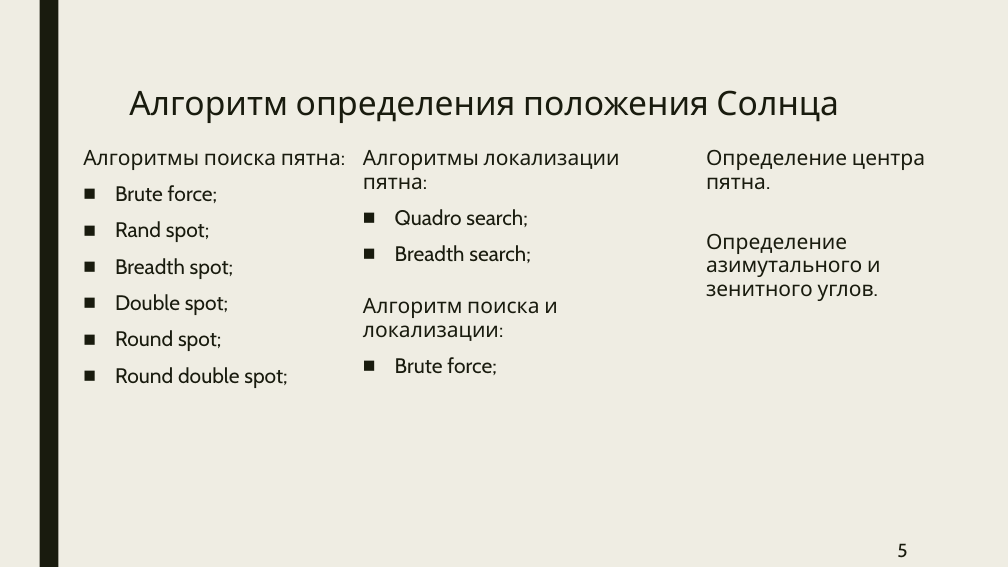
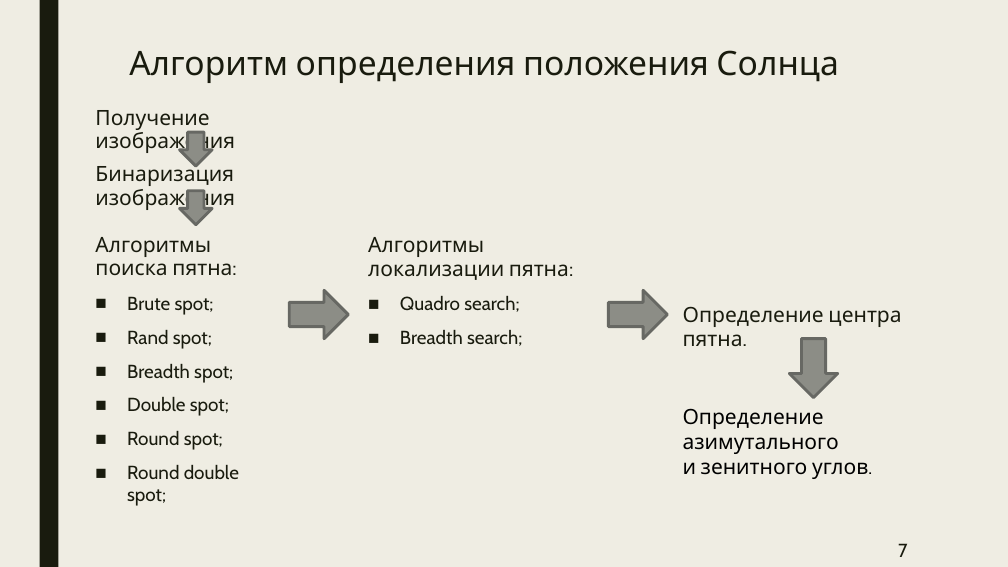
Before and after one commit to BarikQ/course_4, a slide deck: slide 7 of Pres/Диплом преза.pptx (slide 5 before the commit). Drawn at 1008x567 pixels with LibreOffice and Linux fonts; fonts in the diff are those of the drawing. Boxes give left, top, right and bottom in pixels: in the first picture for what was removed or moved away, otherwise in the second. Text is boxed around its words. In the diff, an @@ line names an element or a change of style, - is before the commit and + after.

```diff
--- a/Pres/Диплом преза.pptx
+++ b/Pres/Диплом преза.pptx
@@ text "Алгоритм определения положения Солнца" moved from (x1=129, y1=90, x2=839, y2=123) to (x1=129, y1=50, x2=839, y2=83) @@
@@ text added at (x1=95, y1=110, x2=235, y2=155), 20 pt, text #191B0E @@
+Получение изображения
@@ right arrow added at (x1=180, y1=132, x2=212, y2=166), fill #8C8D86, outline #686863 2.75 pt @@
@@ text added at (x1=95, y1=161, x2=235, y2=212), 20 pt, text #191B0E @@
+Бинаризация изображения
@@ right arrow added at (x1=180, y1=191, x2=212, y2=225), fill #8C8D86, outline #686863 2.75 pt @@
@@ text "Алгоритмы поиска пятна:" moved from (x1=83, y1=150, x2=345, y2=388) to (x1=95, y1=237, x2=239, y2=506) @@
@@ text "Алгоритмы локализации пятна:" moved from (x1=363, y1=150, x2=620, y2=263) to (x1=368, y1=237, x2=573, y2=346) @@
@@ text at (x1=127, y1=296, x2=214, y2=315): text changed; size 20 to 18 pt @@
-■ Brute force;
+■ Brute spot;
@@ right arrow added at (x1=290, y1=290, x2=349, y2=339), fill #8C8D86, outline #686863 2.75 pt @@
@@ text removed at (x1=363, y1=298, x2=558, y2=375) @@
-Алгоритм поиска и локализации:
-■ Brute force;
@@ text at (x1=400, y1=296, x2=522, y2=346): size 20 to 18 pt in "Quadro search;", "Breadth search;" @@
@@ right arrow added at (x1=609, y1=290, x2=668, y2=339), fill #8C8D86, outline #686863 2.75 pt @@
@@ text added at (x1=683, y1=306, x2=901, y2=346), 20 pt, text #191B0E @@
+Определение центра пятна.
@@ text at (x1=127, y1=330, x2=239, y2=506): size 20 to 18 pt in "Rand spot;", "Breadth spot;", "Double spot;", "Round spot;" and 1 more places @@
@@ right arrow added at (x1=789, y1=339, x2=838, y2=398), fill #8C8D86, outline #686863 2.75 pt @@
@@ text at (x1=683, y1=408, x2=868, y2=479): text changed; text colour #191B0E to #000000 @@
-Определение центра пятна.
-Определение азимутального и зенитного углов.
+Определение азимутального
+и зенитного углов.
@@ page number at (x1=898, y1=543, x2=907, y2=557): text changed @@
-5
+7
```
Also in this commit, not shown: 9 other slides changed, 2 slides added, 3 other files.
